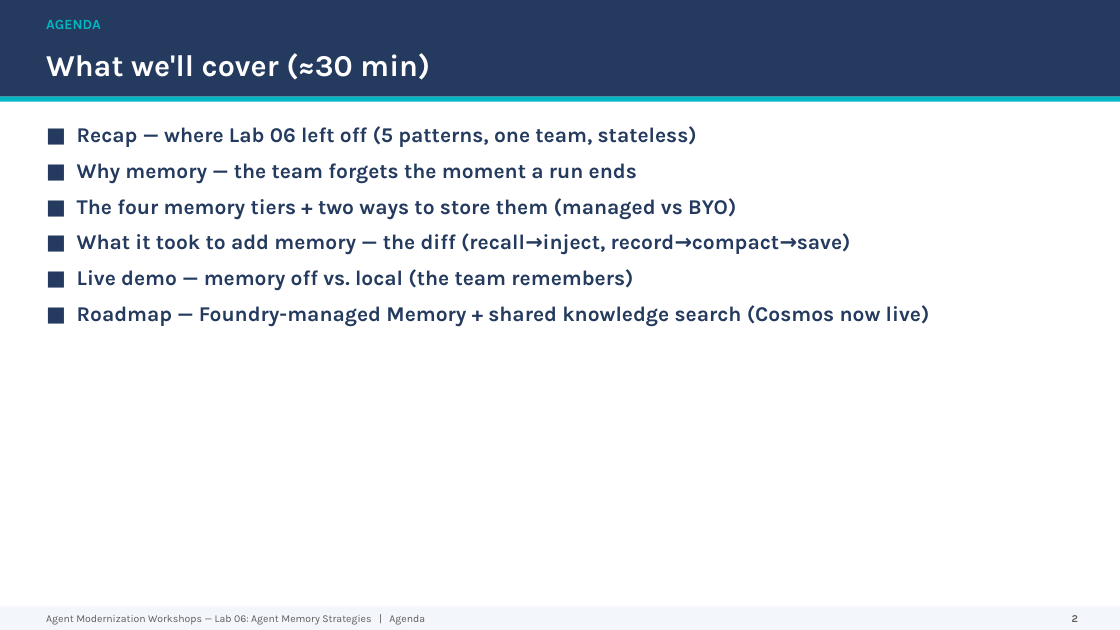
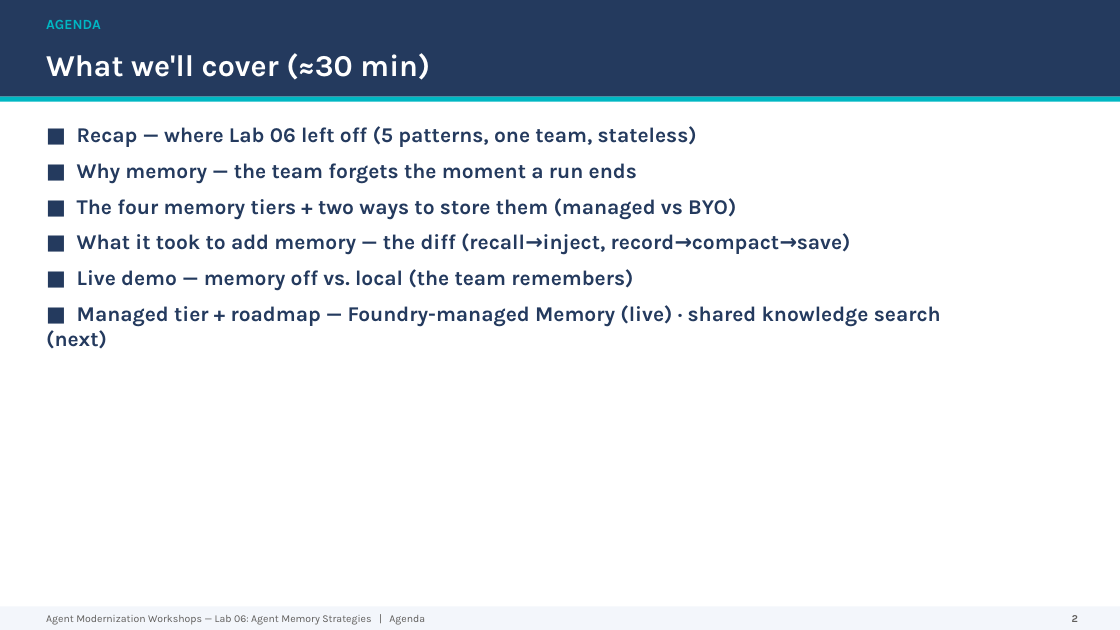
Before and after one commit to bradrlaw/agent-modernization-workshops, a slide deck: slide 2 of labs/lab06-multi-agent/presentation/Lab06-Agent-Memory-Strategies.pptx. Drawn at 1120x630 pixels with LibreOffice and Linux fonts; fonts in the diff are those of the drawing. Boxes give left, top, right and bottom in pixels: in the first picture for what was removed or moved away, otherwise in the second. Text is boxed around its words. In the diff, an @@ line names an element or a change of style, - is before the commit and + after.

```diff
--- a/labs/lab06-multi-agent/presentation/Lab06-Agent-Memory-Strategies.pptx
+++ b/labs/lab06-multi-agent/presentation/Lab06-Agent-Memory-Strategies.pptx
@@ text at bbox=[46, 305, 941, 348]: text changed @@
-■ Roadmap — Foundry-managed Memory + shared knowledge search (Cosmos now live)
+■ Managed tier + roadmap — Foundry-managed Memory (live) · shared knowledge search (next)
```
Also in this commit, not shown: 4 other slides changed, 9 other files.
